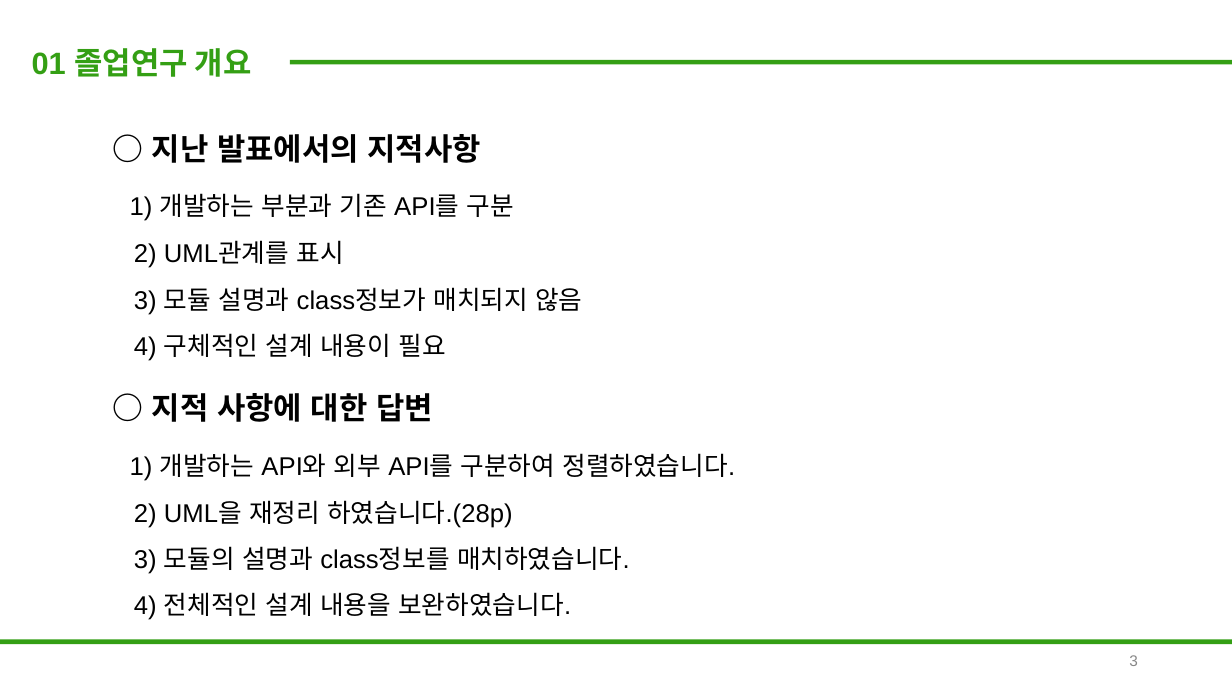
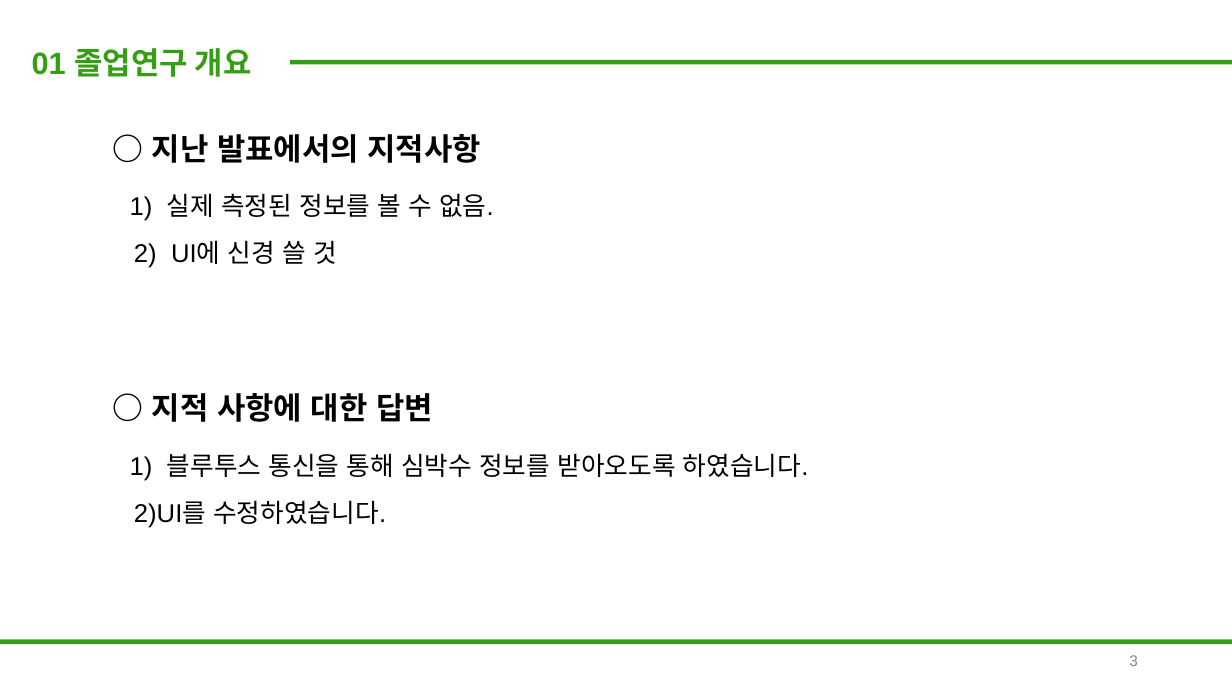
Before and after one commit to Dain-Youn/HG, a slide deck: slide 3 of 프로토타입 4-1(윤다인, 배예진).pptx. Drawn at 1232x693 pixels with LibreOffice and Linux fonts; fonts in the diff are those of the drawing. Boxes give left, top, right and bottom in pixels: in the first picture for what was removed or moved away, otherwise in the second. Text is boxed around its words. In the diff, an @@ line names an element or a change of style, - is before the commit and + after.

```diff
--- a/프로토타입 4-1(윤다인, 배예진).pptx
+++ b/프로토타입 4-1(윤다인, 배예진).pptx
@@ text at (130, 193, 494, 268): text changed @@
-1) 개발하는 부분과 기존 API를 구분
-2) UML관계를 표시
-3) 모듈 설명과 class정보가 매치되지 않음
-4) 구체적인 설계 내용이 필요
+1) 실제 측정된 정보를 볼 수 없음.
+2) UI에 신경 쓸 것
@@ text at (130, 453, 809, 528): text changed @@
-1) 개발하는 API와 외부 API를 구분하여 정렬하였습니다.
-2) UML을 재정리 하였습니다.(28p)
-3) 모듈의 설명과 class정보를 매치하였습니다.
-4) 전체적인 설계 내용을 보완하였습니다.
+1) 블루투스 통신을 통해 심박수 정보를 받아오도록 하였습니다.
+2)UI를 수정하였습니다.
```
Also in this commit, not shown: 1 other slide changed.
